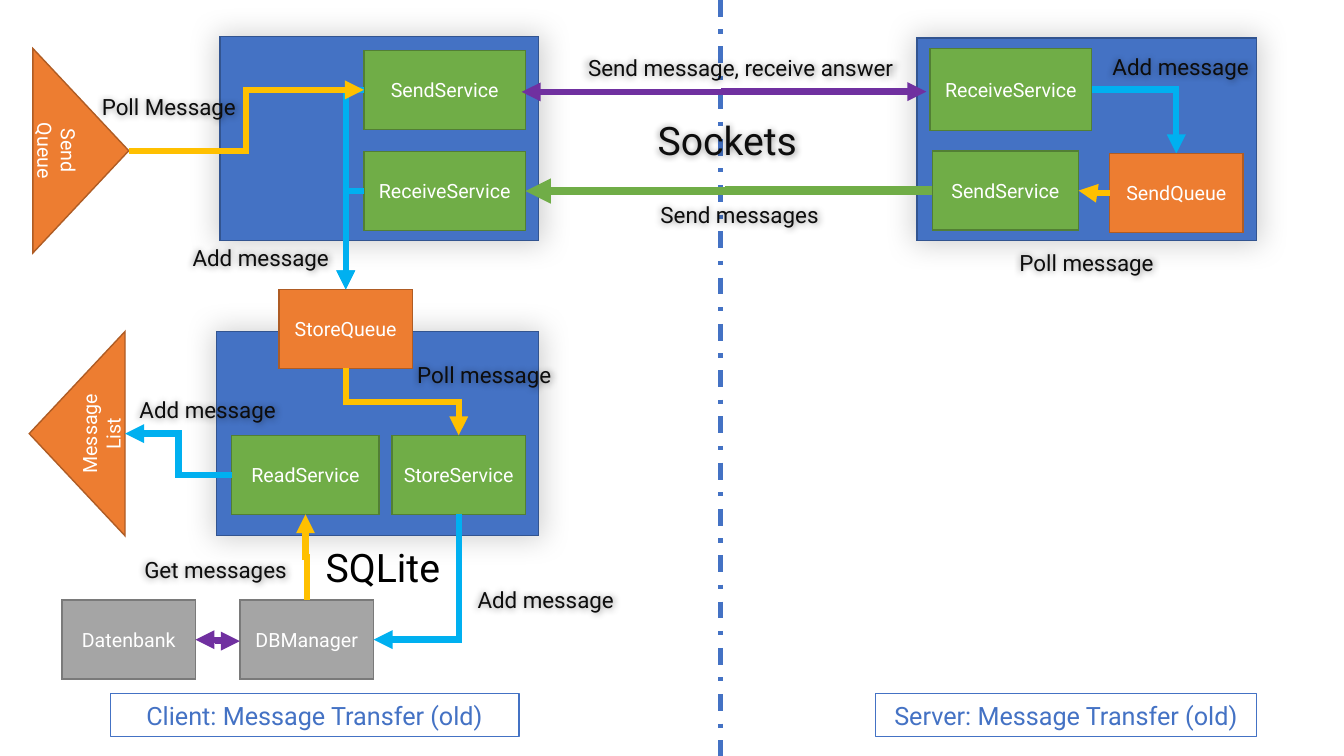
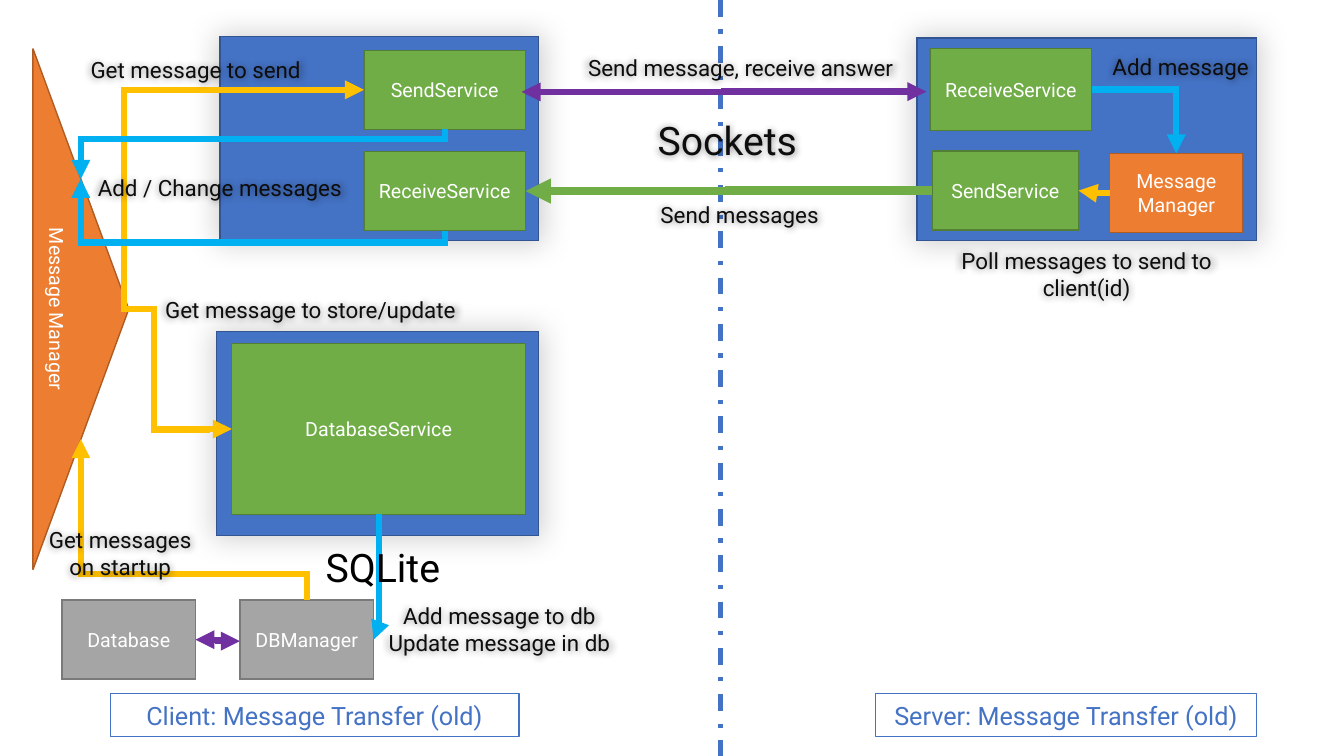
Before and after one commit to STAMACODING/RSA-App, a slide deck: slide 5 of organization/server/RSA-App.pptx. Drawn at 1344x756 pixels with LibreOffice and Linux fonts; fonts in the diff are those of the drawing. Boxes give left, top, right and bottom in pixels: in the first picture for what was removed or moved away, otherwise in the second. Text is boxed around its words. In the diff, an @@ line names an element or a change of style, - is before the commit and + after.

Commit message:
Update server service system
This commit cleans up a lot. The StoreUpdateService gets replaced by the DatabaseService. The ChatHistoryService is not needed anymore. The MessageManager replaces the SendQueue and the StoreQueue. The TransferMessage and the DatabaseMessage are now merged to one single class. See organization/server/RSA-App.pptx for more information.

```diff
--- a/organization/server/RSA-App.pptx
+++ b/organization/server/RSA-App.pptx
@@ triangle "Message Manager": place and size @@
-triangle "Message Manager" at [33,48,129,253]
+triangle "Message Manager" at [33,48,129,570]
@@ text at [91,57,300,84]: text changed @@
-Add message
+Get message to send
@@ text removed at [102,94,236,121] @@
-Poll Message
@@ elbow arrow moved from (129, 151) - (364, 90) to (129, 310) - (364, 90) @@
@@ elbow arrow removed from (364, 90) to (346, 289) @@
@@ elbow arrow added from (445, 129) to (81, 178), #00B0F0 4.5 pt @@
@@ elbow arrow added from (445, 231) to (81, 178), #00B0F0 4.5 pt @@
@@ text added at [98,175,342,202], 16 pt, text #0D0D0D @@
+Add / Change messages
@@ text in rectangle at [1136,174,1216,216]: text changed @@
-SendQueue
+Message
+Manager
@@ elbow arrow removed from (364, 192) to (346, 289) @@
@@ text in triangle at [44,236,70,388]: text changed @@
-Send
-Queue
+Message Manager
@@ text at [961,252,1212,301]: text changed @@
-Poll message
+Poll messages to send to client(id)
@@ rectangle removed at [279,289,413,368] @@
-StoreQueue
@@ elbow arrow moved from (346, 369) - (459, 436) to (129, 310) - (232, 430) @@
@@ text added at [165,301,455,323], 16 pt, text #0D0D0D @@
+Get message to store/update
@@ triangle removed at [29,332,125,536] @@
-Message List
@@ rectangle "DatabaseService": place and size @@
-rectangle "DatabaseService" at [392,436,526,514]
+rectangle "DatabaseService" at [232,344,525,514]
@@ text removed at [417,362,551,389] @@
-Poll message
@@ text removed at [139,397,276,424] @@
-Add message
@@ elbow arrow moved from (232, 475) - (125, 434) to (307, 600) - (81, 440) @@
@@ elbow arrow (307, 600) - (81, 440): stroke #00B0F0 4.5 pt to #FFC000 4.5 pt @@
@@ rectangle removed at [232,436,379,514] @@
-ReadService
@@ text in rectangle at [305,421,452,436]: text changed @@
-StoreService
+DatabaseService
@@ text "Get messages": place and size @@
-text "Get messages" at [144,562,287,583]
+text "Get messages" at [49,527,192,580]
@@ elbow arrow removed from (307, 600) to (306, 514) @@
@@ elbow arrow moved from (459, 514) - (374, 640) to (379, 514) - (374, 640) @@
@@ text at [69,554,171,580]: paragraph added @@
+on startup
@@ text at [389,607,610,656]: text changed @@
-Add message
+Add message to db
+Update message in db
@@ text in rectangle at [87,632,170,647]: text changed @@
-Datenbank
+Database
```
Also in this commit, not shown: 1 other slide changed, 21 other files.
